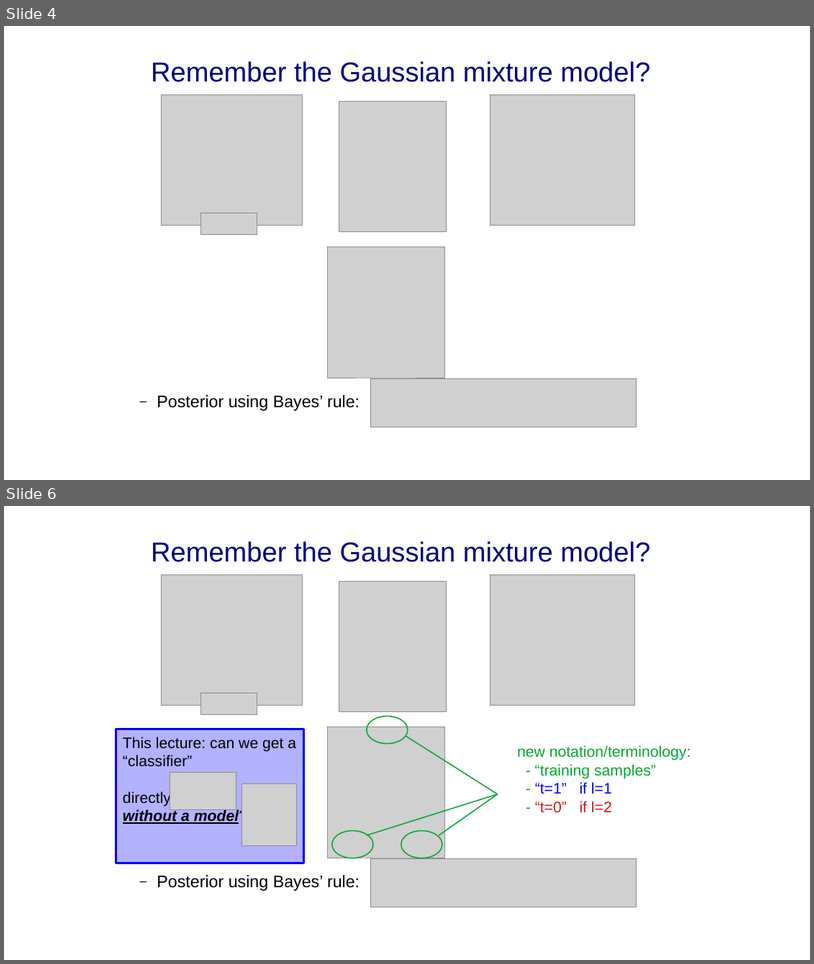
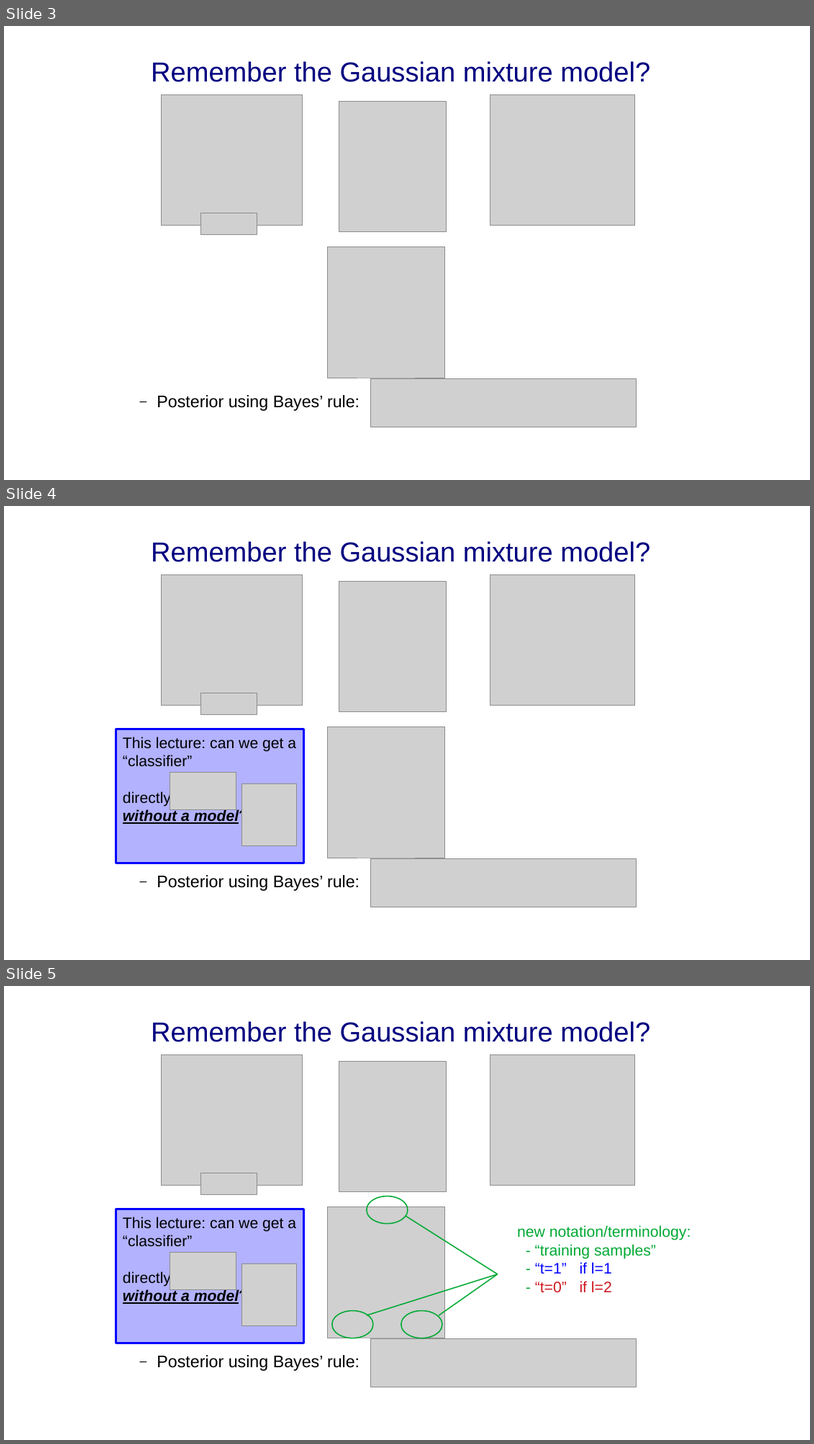
Before and after one commit to oulap/MIA, a slide deck: lecture_slides/lecture_neural_nets/lecture_neuralNets.odp. Shown one above the other, each under a label of ours: slides 4 and 6 before the commit, slides 3, 4 and 5 after it; the slides between them are not shown. The pictures are 814x964 and 814x1444 pixels, drawn with LibreOffice and Linux fonts; fonts in the diff are those of the drawing; grey boxes stand for pictures; background and template pictures are left out. Boxes give left, top, right and bottom in pixels: in the first picture for what was removed or moved away, otherwise in the second. Text is boxed around its words. In the diff, an @@ line names an element or a change of style, - is before the commit and + after.

```diff
--- a/lecture_slides/lecture_neural_nets/lecture_neuralNets.odp
+++ b/lecture_slides/lecture_neural_nets/lecture_neuralNets.odp
@@ slide 4 added at <box>4,506,810,960</box>, background #FFFFFF @@
@@ title added at <box>151,541,651,562</box>, 36 pt, text #000080 @@
+Remember the Gaussian mixture model?
@@ picture added at <box>161,574,302,705</box> @@
@@ picture added at <box>340,581,446,712</box> @@
@@ picture added at <box>490,574,635,705</box> @@
@@ picture added at <box>201,692,257,715</box> @@
@@ rectangle added at <box>116,728,304,862</box>, fill #0000FF at 30% opacity, outline #0000FF 2.89 pt, 20 pt, text #000000 @@
+This lecture: can we get a “classifier”
+directly
+without a model?
@@ picture added at <box>328,726,445,857</box> @@
@@ picture added at <box>170,772,236,809</box> @@
@@ picture added at <box>242,784,297,846</box> @@
@@ picture added at <box>370,858,636,906</box> @@
@@ text added at <box>157,875,360,890</box>, 22 pt, text #000000 @@
+  – Posterior using Bayes’ rule:
@@ what was slide 4 is now slide 3 @@
@@ what was slide 6 is now slide 5 @@
```
Also in this commit, not shown: 2 slides changed, 1 slide removed, 2 other files.
